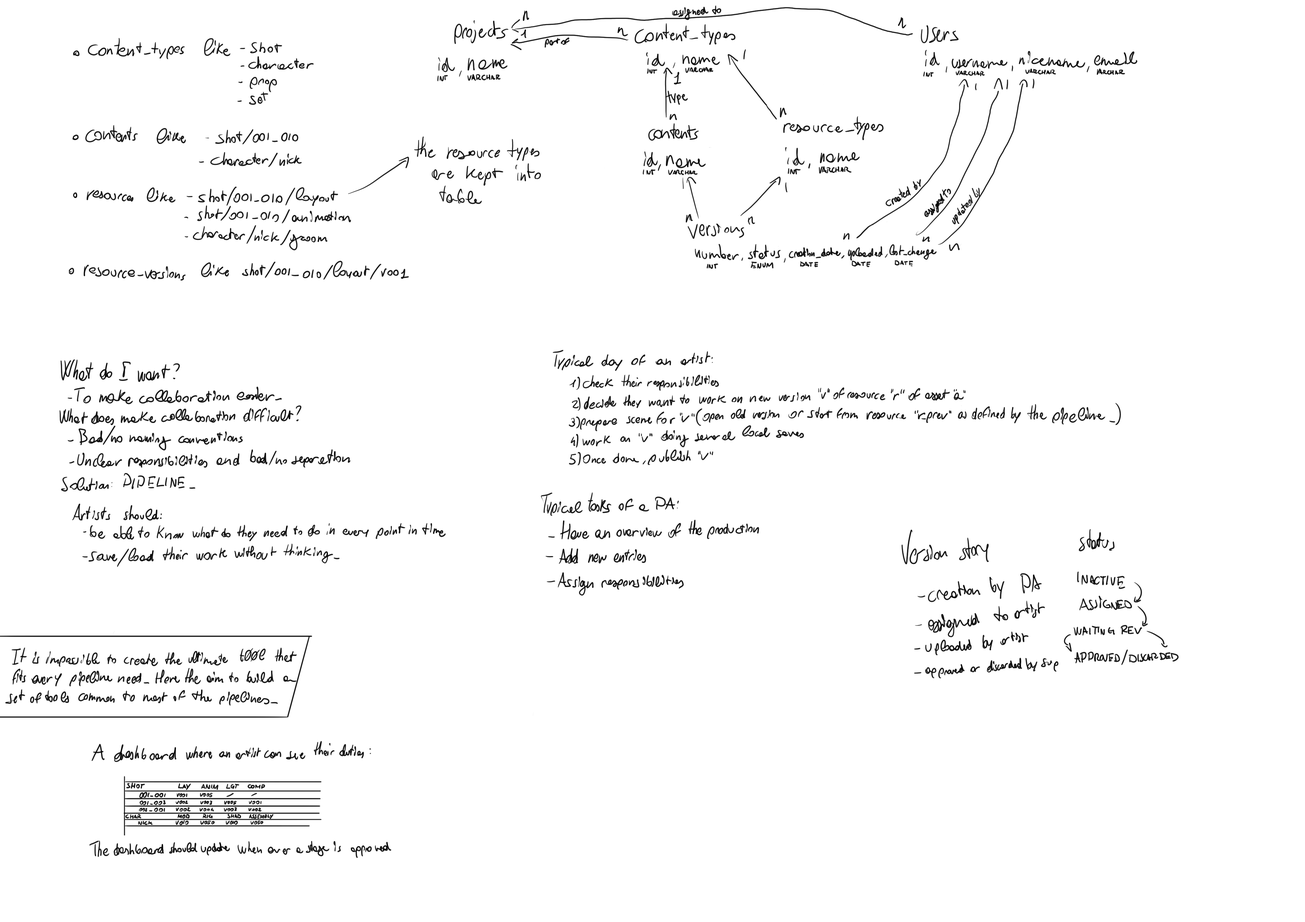
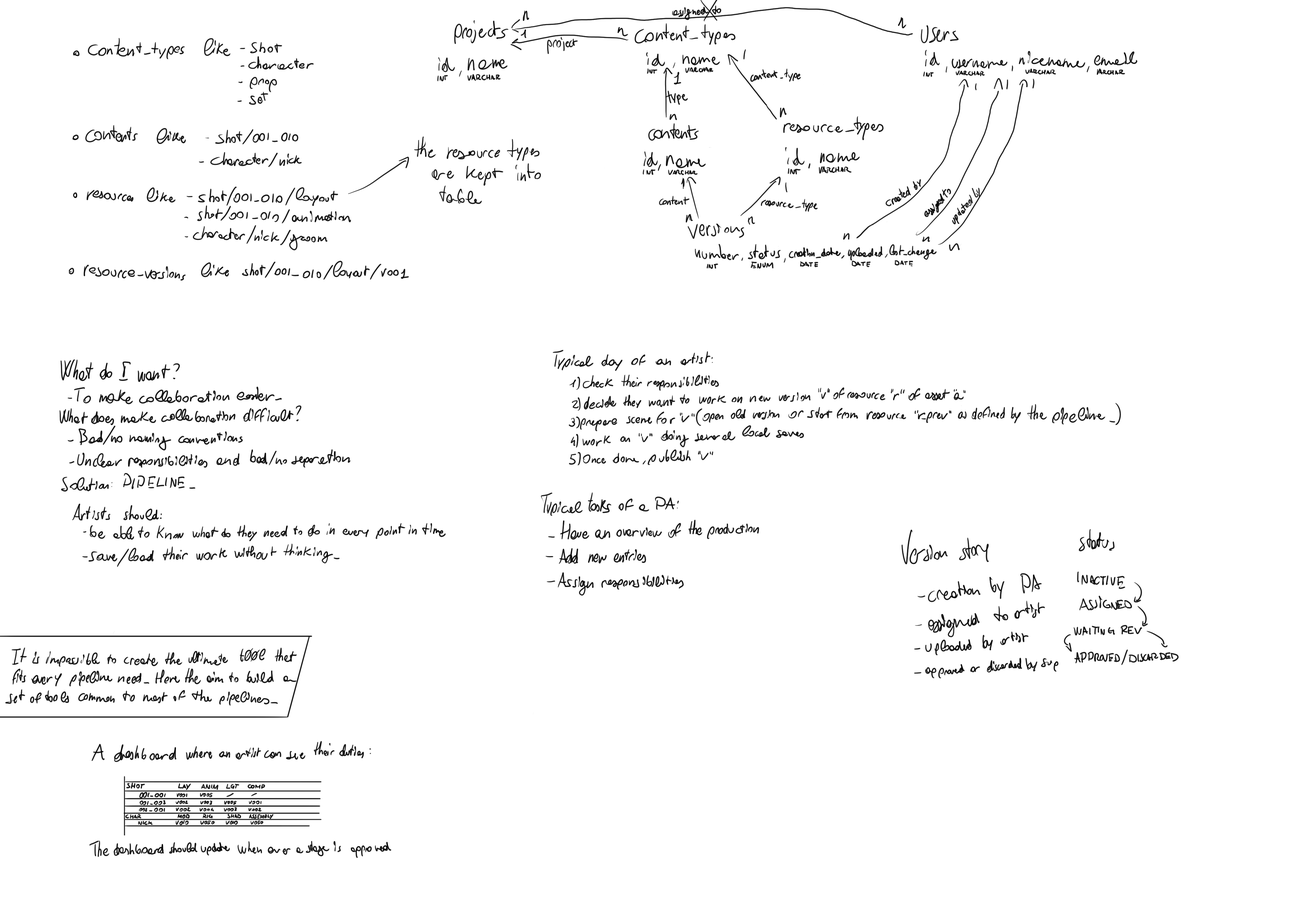
Layers edited between the first and the second 1305×922 image:
painted on "Layer 2" over (532, 0, 818, 717)
